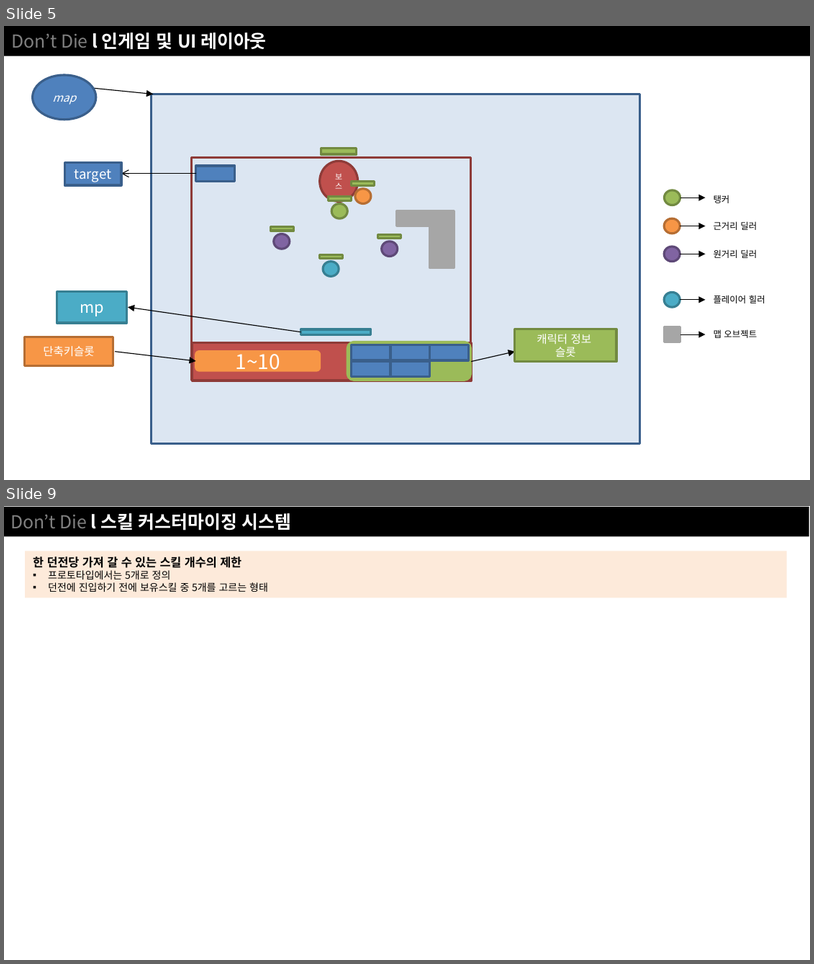
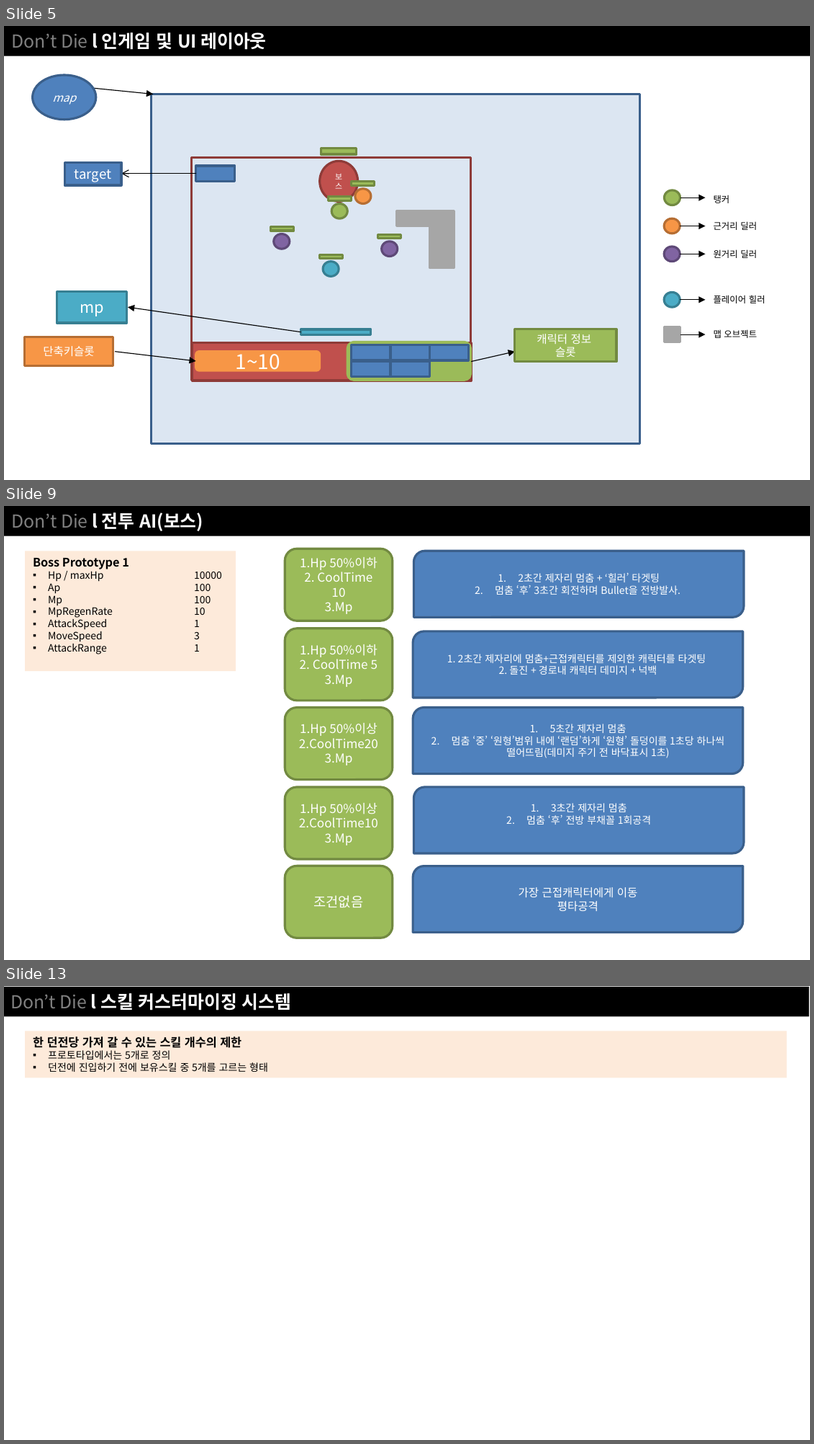
Before and after one commit to NoahCalhoun/DontDie, a slide deck: DDDocument/Don't Die ProtoType.pptx. Shown one above the other, each under a label of ours: slides 5 and 9 before the commit, slides 5, 9 and 13 after it; the slides between them are not shown. The pictures are 814x964 and 814x1444 pixels, drawn with LibreOffice and Linux fonts; fonts in the diff are those of the drawing. Boxes give left, top, right and bottom in pixels: in the first picture for what was removed or moved away, otherwise in the second. Text is boxed around its words. In the diff, an @@ line names an element or a change of style, - is before the commit and + after.

```diff
--- a/DDDocument/Don't Die ProtoType.pptx
+++ b/DDDocument/Don't Die ProtoType.pptx
@@ slide 9 added at [4, 506, 810, 960], background #FFFFFF @@
@@ rectangle added at [4, 506, 810, 536], fill #000000, 16 pt, text #FFFFFF, bold @@
+Don’t Die l 전투 AI(보스)
@@ rounded rectangle added at [285, 548, 393, 620], fill #9BBB59, outline #738A42 2 pt, 11 pt, text #FFFFFF @@
+1.Hp 50%이하
+2. CoolTime 10
+3.Mp
@@ rectangle added at [25, 551, 235, 672], fill #FDEADA, 9 pt, text #000000 @@
+Boss Prototype 1
+▪ Hp / maxHp 10000
+▪ Ap 100
+▪ Mp 100
+▪ MpRegenRate 10
+▪ AttackSpeed 1
+▪ MoveSpeed 3
+▪ AttackRange 1
@@ round diag rect added at [414, 551, 743, 618], fill #4F81BD, outline #3A5F8C 2 pt, 9 pt, text #FFFFFF @@
+1. 2초간 제자리 멈춤 + ‘힐러’ 타겟팅
+2. 멈춤 ‘후’ 3초간 회전하며 Bullet을 전방발사.
@@ rounded rectangle added at [285, 628, 393, 700], fill #9BBB59, outline #738A42 2 pt, 11 pt, text #FFFFFF @@
+1.Hp 50%이하
+2. CoolTime 5
+3.Mp
@@ round diag rect added at [413, 631, 743, 697], fill #4F81BD, outline #3A5F8C 2 pt, 9 pt, text #FFFFFF @@
+1. 2초간 제자리에 멈춤+근접캐릭터를 제외한 캐릭터를 타겟팅
+2. 돌진 + 경로내 캐릭터 데미지 + 넉백
@@ rounded rectangle added at [285, 708, 393, 780], fill #9BBB59, outline #738A42 2 pt, 11 pt, text #FFFFFF @@
+1.Hp 50%이상
+2.CoolTime20
+3.Mp
@@ round diag rect added at [413, 708, 743, 774], fill #4F81BD, outline #3A5F8C 2 pt, 9 pt, text #FFFFFF @@
+1. 5초간 제자리 멈춤
+2. 멈춤 ‘중’ ‘원형’범위 내에 ‘랜덤’하게 ‘원형’ 돌덩이를 1초당 하나씩 떨어뜨림(데미지 주기 전 바닥표시 1초)
@@ rounded rectangle added at [285, 787, 393, 858], fill #9BBB59, outline #738A42 2 pt, 11 pt, text #FFFFFF @@
+1.Hp 50%이상
+2.CoolTime10
+3.Mp
@@ round diag rect added at [414, 787, 743, 853], fill #4F81BD, outline #3A5F8C 2 pt, 9 pt, text #FFFFFF @@
+1. 3초간 제자리 멈춤
+2. 멈춤 ‘후’ 전방 부채꼴 1회공격
@@ rounded rectangle added at [285, 866, 393, 937], fill #9BBB59, outline #738A42 2 pt, 12 pt, text #FFFFFF @@
+조건없음
@@ round diag rect added at [413, 866, 743, 932], fill #4F81BD, outline #3A5F8C 2 pt, 10 pt, text #FFFFFF @@
+가장 근접캐릭터에게 이동
+평타공격
@@ what was slide 9 is now slide 13 @@
```
Also in this commit, not shown: 3 slides changed, 3 other slides added, 4 other files.
